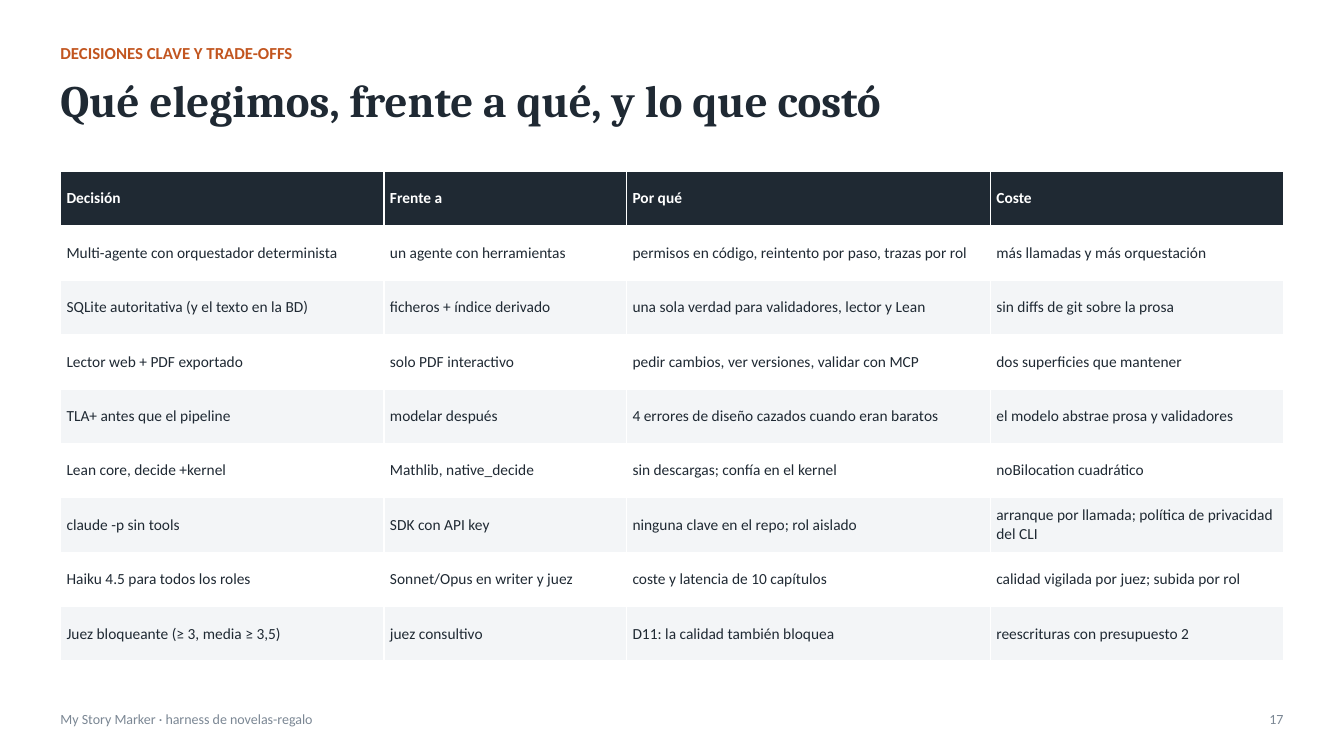
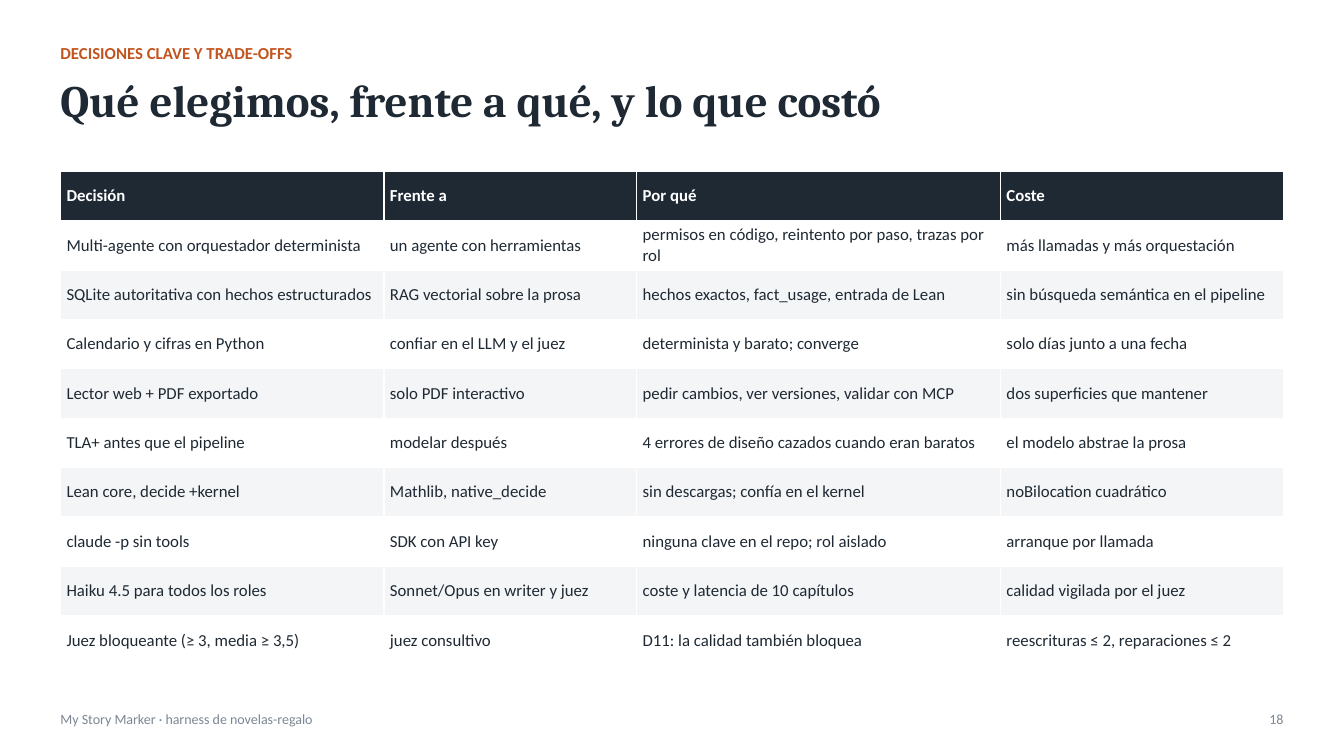
Before and after one commit to ignacio-hurtado-qaracter/My-Story-Marker, a slide deck: slide 18 of presentacion/presentacion.pptx (slide 17 before the commit). Drawn at 1344x756 pixels with LibreOffice and Linux fonts; fonts in the diff are those of the drawing. Boxes give left, top, right and bottom in pixels: in the first picture for what was removed or moved away, otherwise in the second. Text is boxed around its words. In the diff, an @@ line names an element or a change of style, - is before the commit and + after.

```diff
--- a/presentacion/presentacion.pptx
+++ b/presentacion/presentacion.pptx
@@ table at (x1=60, y1=171, x2=1285, y2=665) @@
-row 3: SQLite autoritativa (y el texto en la BD) | ficheros + índice derivado | una sola verdad para validadores, lector y Lean | sin diffs de git sobre la prosa
+row 3: SQLite autoritativa con hechos estructurados | RAG vectorial sobre la prosa | hechos exactos, fact_usage, entrada de Lean | sin búsqueda semántica en el pipeline
+row 4: Calendario y cifras en Python | confiar en el LLM y el juez | determinista y barato; converge | solo días junto a una fecha
-row 6, column 4: el modelo abstrae prosa y validadores
+row 6, column 4: el modelo abstrae la prosa
-row 8, column 4: arranque por llamada; política de privacidad del CLI
+row 8, column 4: arranque por llamada
-row 9, column 4: calidad vigilada por juez; subida por rol
+row 9, column 4: calidad vigilada por el juez
-row 10, column 4: reescrituras con presupuesto 2
+row 10, column 4: reescrituras ≤ 2, reparaciones ≤ 2
@@ text at (x1=1269, y1=714, x2=1283, y2=724): text changed @@
-17
+18
```
Also in this commit, not shown: 13 other slides changed, 5 slides added, 4 slides removed, 23 other files.
